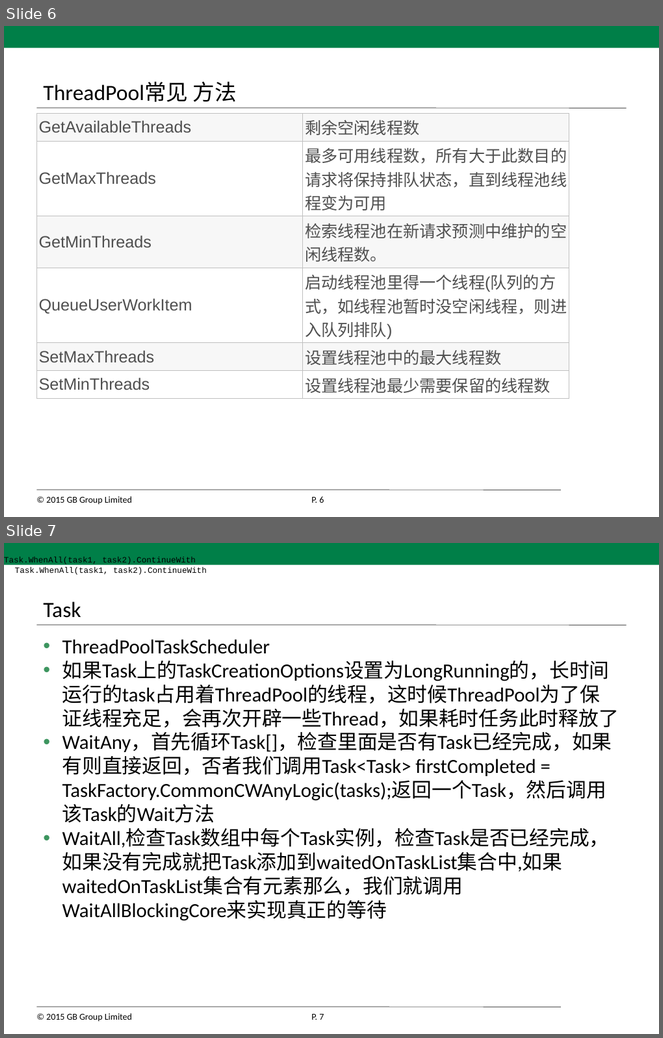
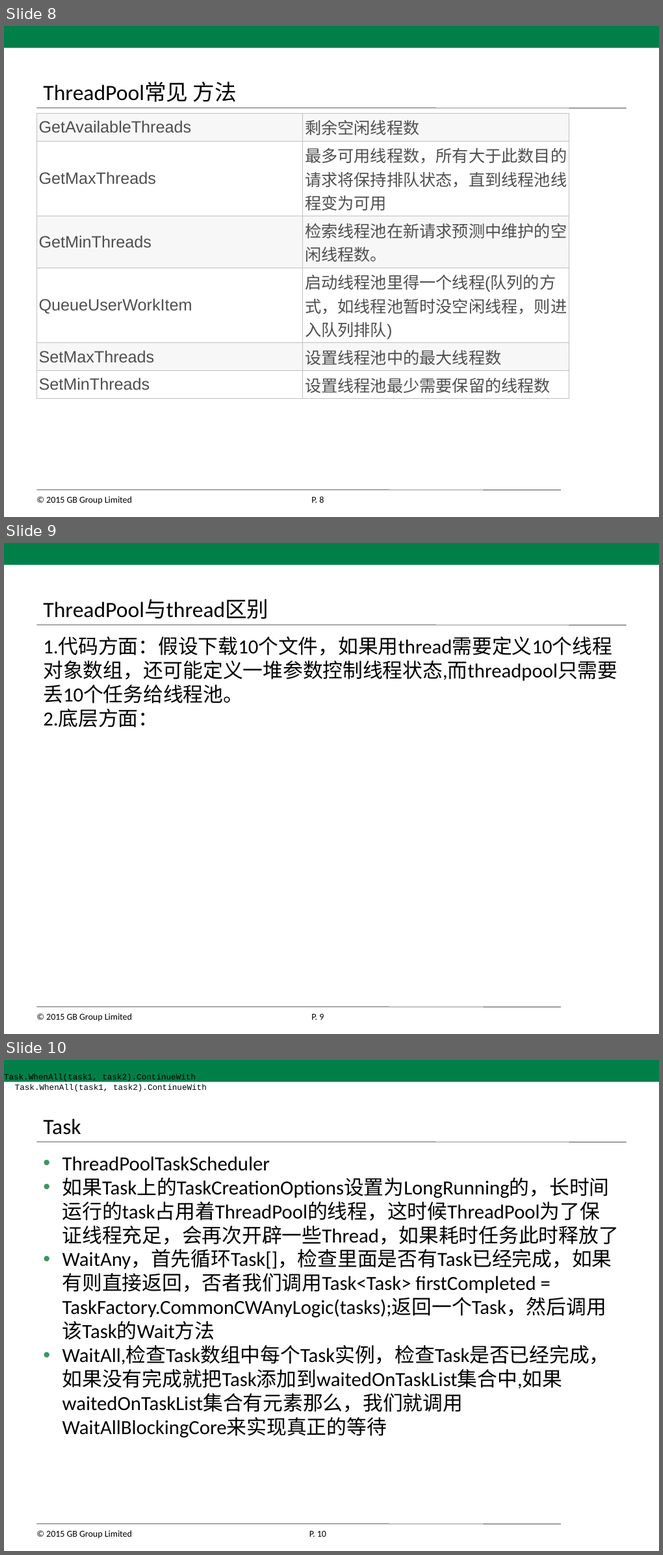
Before and after one commit to xiafeicn/AsyncProgram, a slide deck: 异步编程.pptx. Shown one above the other, each under a label of ours: slides 6 and 7 before the commit, slides 8, 9 and 10 after it. The pictures are 663x1038 and 663x1555 pixels, drawn with LibreOffice and Linux fonts; fonts in the diff are those of the drawing; background and template pictures are left out. Boxes give left, top, right and bottom in pixels: in the first picture for what was removed or moved away, otherwise in the second. Text is boxed around its words. In the diff, an @@ line names an element or a change of style, - is before the commit and + after.

Commit message:
多线程

```diff
--- a/异步编程.pptx
+++ b/异步编程.pptx
@@ slide 9 added at (4,543,659,1034), background #FFFFFF; not listed: 5 template elements that a slide beside it also shows @@
@@ title added at (43,599,269,619), 24 pt, text #000000 @@
+ThreadPool与thread区别
@@ text added at (43,637,618,728), 22 pt, text #000000 @@
+1.代码方面：假设下载10个文件，如果用thread需要定义10个线程对象数组，还可能定义一堆参数控制线程状态,而threadpool只需要丢10个任务给线程池。
+2.底层方面：
@@ what was slide 6 is now slide 8 @@
@@ page number at (311,497,324,503): text changed @@
-P. 6
+P. 8
@@ what was slide 7 is now slide 10 @@
@@ page number at (310,1531,326,1537): text changed @@
-P. 7
+P. 10
```
Also in this commit, not shown: 1 slide changed, 2 other slides added, 2 other files.
